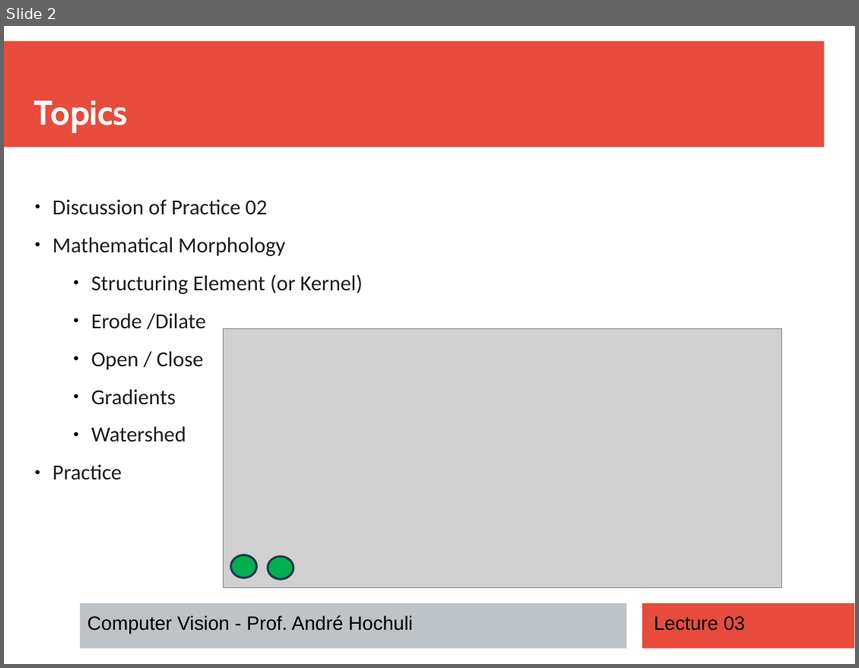
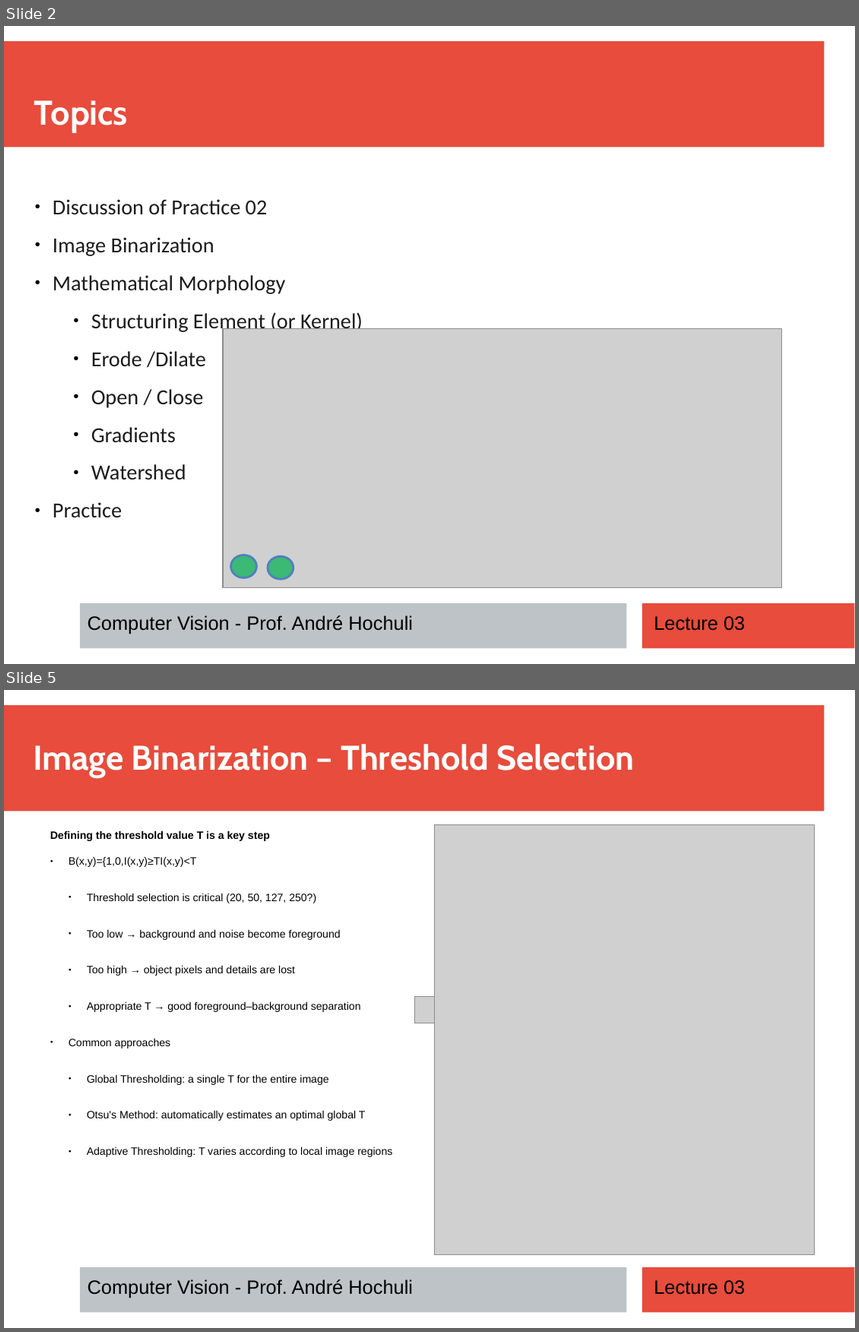
Before and after one commit to andrehochuli/teaching, a slide deck: ComputerVision/Lecture 03 - Morphology/Lecture 03 - Morphology.pptx. Shown one above the other, each under a label of ours: slide 2 before the commit, slides 2 and 5 after it; the slides between them are not shown. The pictures are 859x668 and 859x1332 pixels, drawn with LibreOffice and Linux fonts; fonts in the diff are those of the drawing; grey boxes stand for pictures. Boxes give left, top, right and bottom in pixels: in the first picture for what was removed or moved away, otherwise in the second. Text is boxed around its words. In the diff, an @@ line names an element or a change of style, - is before the commit and + after.

```diff
--- a/ComputerVision/Lecture 03 - Morphology/Lecture 03 - Morphology.pptx
+++ b/ComputerVision/Lecture 03 - Morphology/Lecture 03 - Morphology.pptx
@@ slide 5 added at <box>4,690,855,1328</box>, background #FFFFFF; not listed: 3 template elements that a slide beside it also shows @@
@@ text added at <box>33,744,634,778</box>, 32 pt, text #FFFFFF, bold @@
+Image Binarization – Threshold Selection
@@ picture added at <box>434,825,815,1255</box> @@
@@ text added at <box>50,831,392,1157</box>, 10 pt, text #000000 @@
+Defining the threshold value T is a key step
+● B(x,y)={1,0,I(x,y)≥TI(x,y)<T
+  ● Threshold selection is critical (20, 50, 127, 250?)
+  ● Too low → background and noise become foreground
+  ● Too high → object pixels and details are lost
+  ● Appropriate T → good foreground–background separation
+● Common approaches
+  ● Global Thresholding: a single T for the entire image
+  ● Otsu's Method: automatically estimates an optimal global T
+  ● Adaptive Thresholding: T varies according to local image regions
@@ picture added at <box>416,996,450,1023</box> @@
@@ text added at <box>88,1280,413,1299</box>, 18 pt, text #000000 @@
+Computer Vision - Prof. André Hochuli
@@ text added at <box>654,1281,745,1295</box>, 18 pt, text #000000 @@
+Lecture 03
@@ slide 2 changed as well @@
@@ text at <box>53,237,215,256</box>: paragraph added @@
+● Image Binarization
@@ ellipse at <box>231,556,256,579</box>: fill #00B050 to #00B050 at 70% opacity; outline #233953 2 pt to #4F81BD 2.01 pt @@
@@ ellipse at <box>268,556,294,579</box>: fill #00B050 to #00B050 at 70% opacity; outline #233953 2 pt to #4F81BD 2.01 pt @@
```
Also in this commit, not shown: 4 other slides changed, 6 other slides added, 2 other files.
